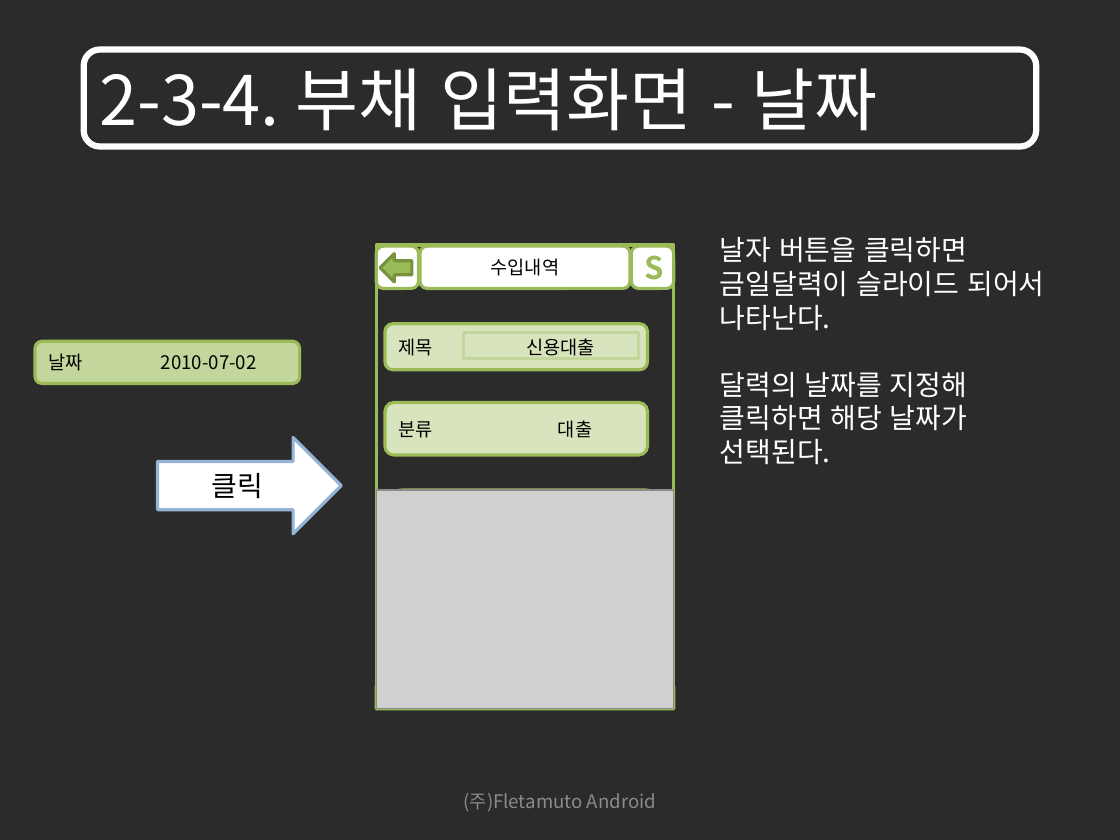
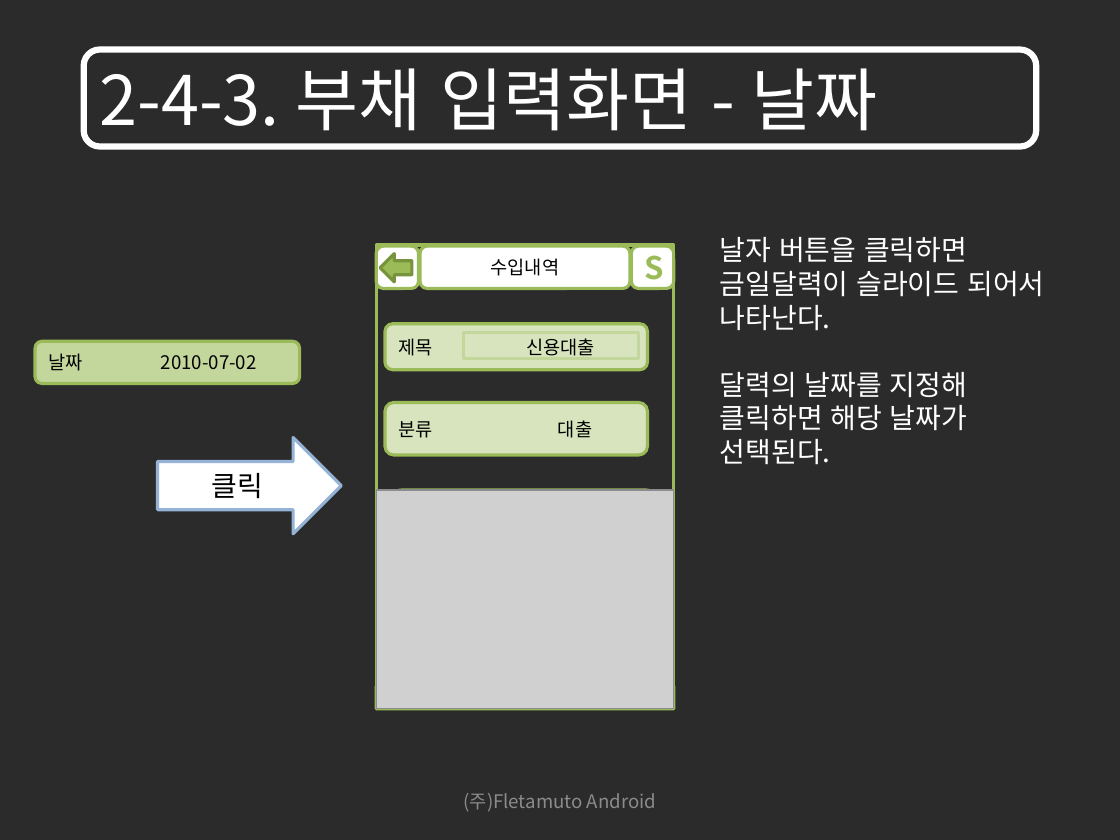
Before and after one commit to limjunghoon/fmfinance, a slide deck: slide 30 of trunk/DOC/GUI/재테크를 위한 어플리케이션 GUI_100906_V1.1.pptx (slide 29 before the commit). Drawn at 1120x840 pixels with LibreOffice and Linux fonts; fonts in the diff are those of the drawing; grey boxes stand for pictures; background and template pictures are left out; a plain dark background stands for a picture behind light text. Boxes give left, top, right and bottom in pixels: in the first picture for what was removed or moved away, otherwise in the second. Text is boxed around its words. In the diff, an @@ line names an element or a change of style, - is before the commit and + after.

```diff
--- a/trunk/DOC/GUI/재테크를 위한 어플리케이션 GUI_100906_V1.1.pptx
+++ b/trunk/DOC/GUI/재테크를 위한 어플리케이션 GUI_100906_V1.1.pptx
@@ text in rounded rectangle at box(99, 68, 877, 131): text changed @@
-2-3-4. 부채 입력화면 - 날짜
+2-4-3. 부채 입력화면 - 날짜
```
Also in this commit, not shown: 10 other slides changed, 19 slides added, 1 other file.
